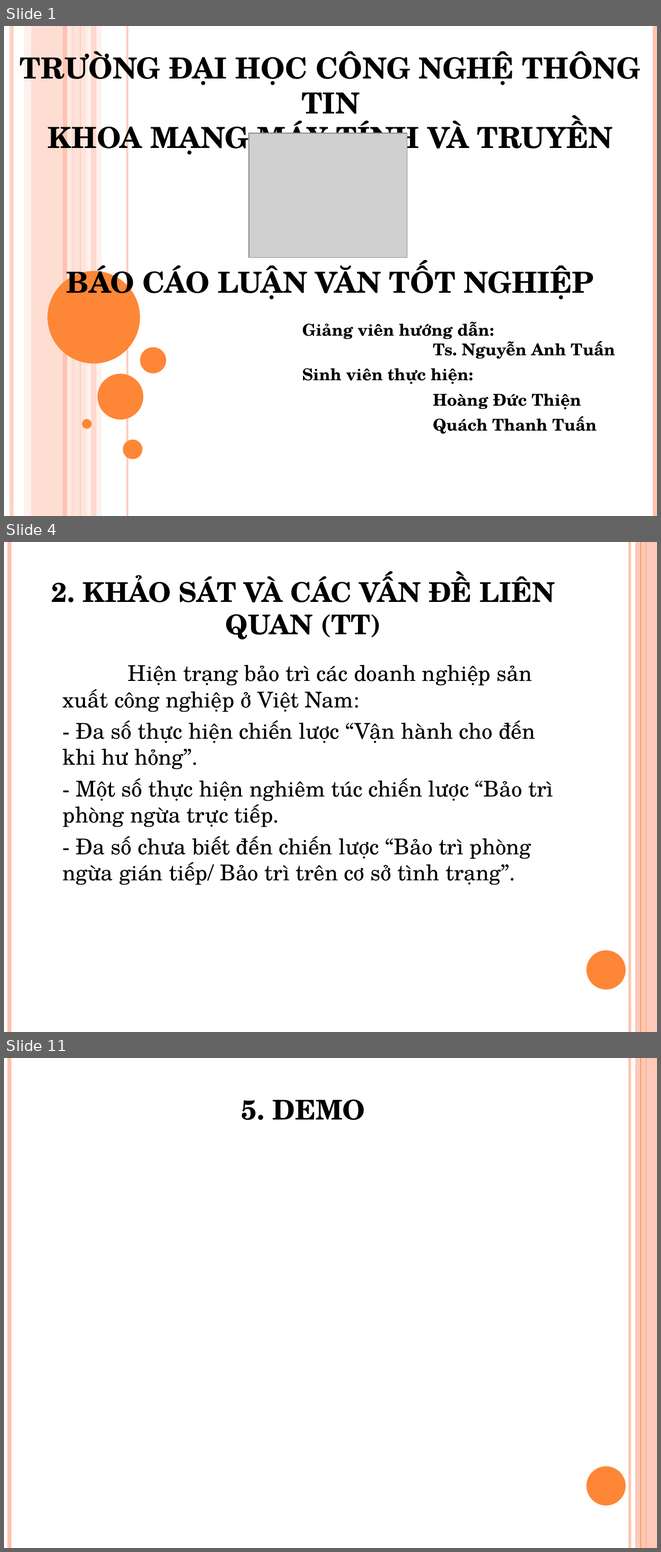
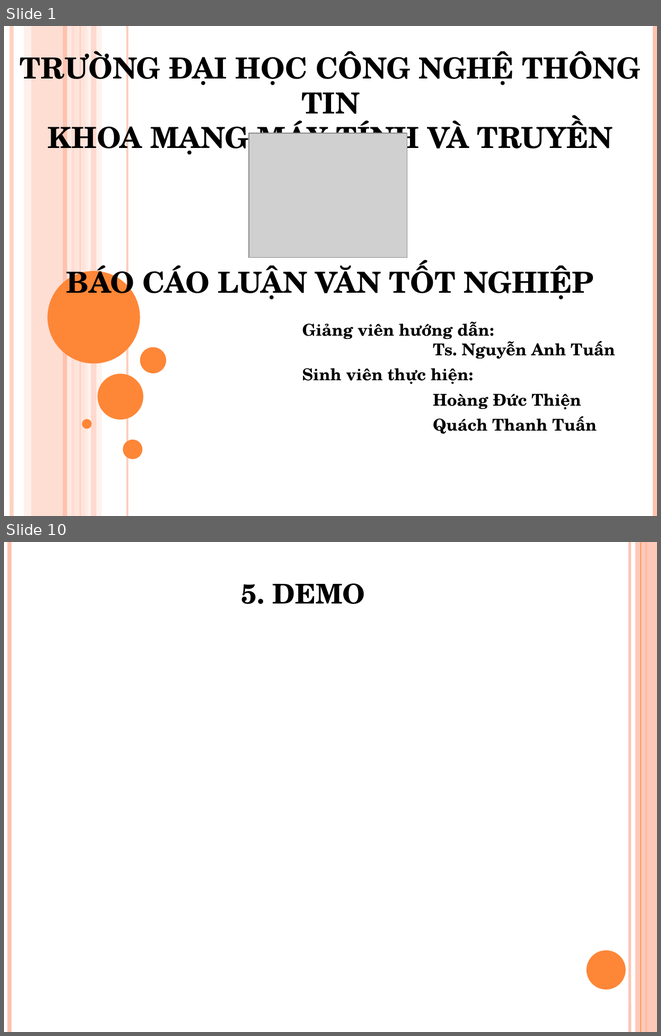
Before and after one commit to hoangducthien/baotri, a slide deck: slide_luanvan.pptx. Shown one above the other, each under a label of ours: slides 1, 4 and 11 before the commit, slides 1 and 10 after it; the slides between them are not shown. The pictures are 661x1552 and 661x1036 pixels, drawn with LibreOffice and Linux fonts; fonts in the diff are those of the drawing; grey boxes stand for pictures. Boxes give left, top, right and bottom in pixels: in the first picture for what was removed or moved away, otherwise in the second. Text is boxed around its words. In the diff, an @@ line names an element or a change of style, - is before the commit and + after.

```diff
--- a/slide_luanvan.pptx
+++ b/slide_luanvan.pptx
@@ slide 4 removed at [4,542,657,1032], background #FFFFFF; not listed: 6 template elements that a slide beside it also shows @@
@@ title removed at [52,574,555,640] @@
-2. KHẢO SÁT VÀ CÁC VẤN ĐỀ LIÊN QUAN (TT)
@@ text removed at [63,664,553,885] @@
-Hiện trạng bảo trì các doanh nghiệp sản xuất công nghiệp ở Việt Nam:
-- Đa số thực hiện chiến lược “Vận hành cho đến khi hư hỏng”.
-- Một số thực hiện nghiêm túc chiến lược “Bảo trì phòng ngừa trực tiếp.
-- Đa số chưa biết đến chiến lược “Bảo trì phòng ngừa gián tiếp/ Bảo trì trên cơ sở tình trạng”.
@@ what was slide 11 is now slide 10 @@
```
Also in this commit, not shown: 6 slides changed, 2 slides added, 2 other slides removed, 8 other files.
